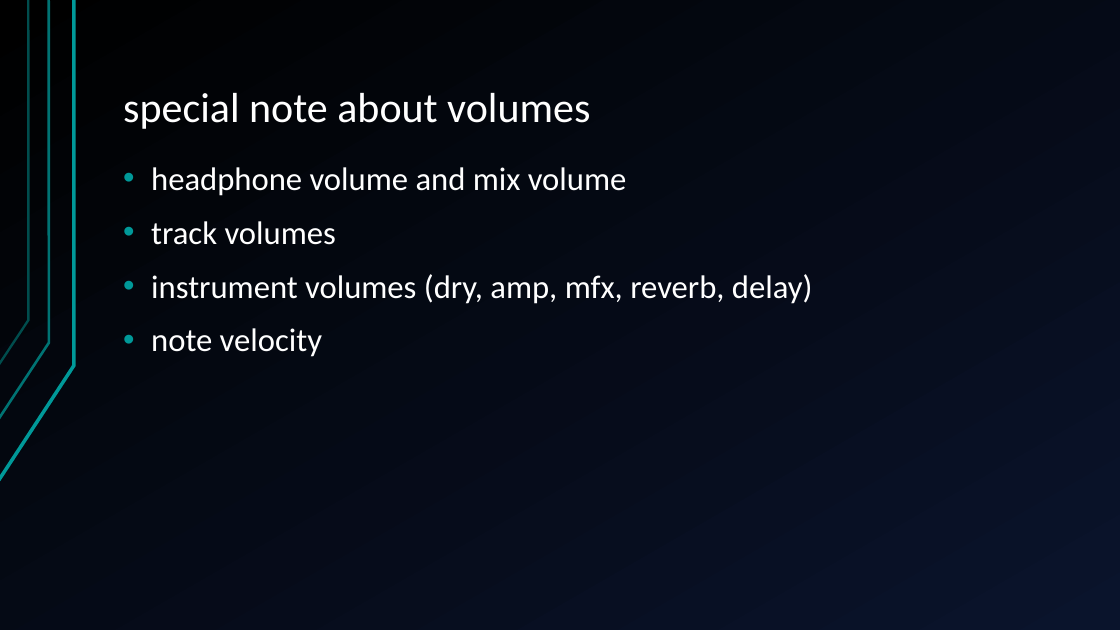
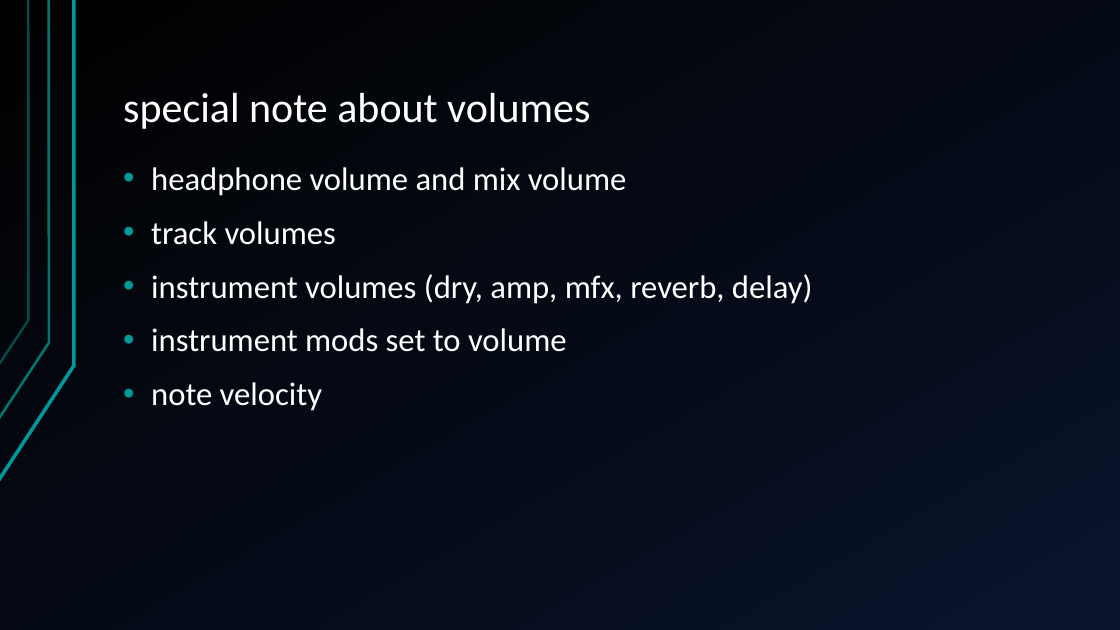
Before and after one commit to jegasus/m8-tracker-workshop, a slide deck: slide 13 of slides_v1.odp. Drawn at 1120x630 pixels with LibreOffice and Linux fonts; fonts in the diff are those of the drawing. Boxes give left, top, right and bottom in pixels: in the first picture for what was removed or moved away, otherwise in the second. Text is boxed around its words. In the diff, an @@ line names an element or a change of style, - is before the commit and + after.

```diff
--- a/slides_v1.odp
+++ b/slides_v1.odp
@@ text at [151, 328, 567, 352]: paragraph added @@
+• instrument mods set to volume
```
Also in this commit, not shown: 4 other slides changed, 4 slides added, 1 slide removed.
